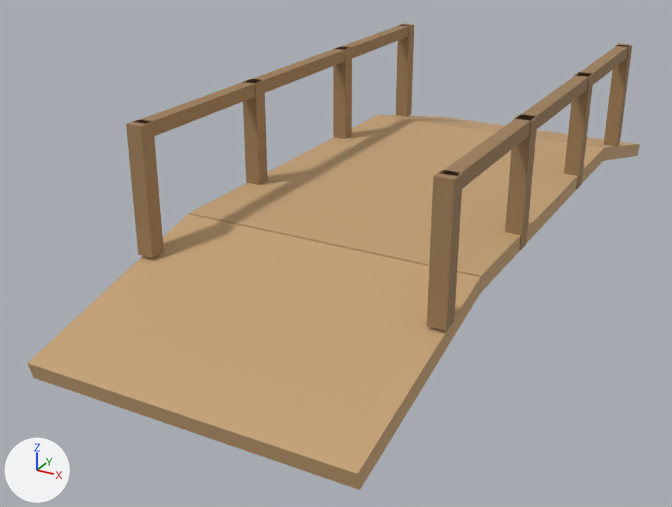
An edit to the glTF model assets/models/bridge.glb, drawn before and after from the same camera.
One viewpoint serves both versions: a 50 mm camera at (2.81, -6.43, 2.86) aimed at (-0.42, -0.57, -0.07). The axes (+X, +Y, +Z) are drawn at lower left. The lights are the same throughout. The picture after the commit comes second. Objects named as collision shapes, trigger or cutter boxes, shadow casters or lower levels of detail are left out. Where no turn or scale is listed for an object, it has been applied to the vertices.

Before the edit, the objects in view are built like this:
```python
mat_bois = principled_material('Bois')
mat_bois.base_color = (0.56, 0.36, 0.18)  # brown #c5a276
mat_bois.roughness = 0.8
mat_boissombre = principled_material('BoisSombre')
mat_boissombre.base_color = (0.34, 0.21, 0.1)  # brown #9e7e59
mat_boissombre.roughness = 0.8
me_bridgedeck = bpy.data.meshes.new('BridgeDeck')
me_bridgedeck.from_pydata(...)  # 24 vertices, 36 faces; spans x -1.1..1.1, y -3.11..3.11, z -0.06..0.46
me_bridgedeck.materials.append(mat_bois)  # brown #c5a276
me_bridgerails = bpy.data.meshes.new('BridgeRails')
me_bridgerails.from_pydata(...)  # 80 vertices, 120 faces; spans x -1.11..1.11, y -2.06..2.06, z 0.35..1.25
me_bridgerails.materials.append(mat_boissombre)  # brown #9e7e59
ob_bridgedeck = bpy.data.objects.new('BridgeDeck', me_bridgedeck)
ob_bridgedeck.location = (0.0, 0.0, 0.0)
ob_bridgerails = bpy.data.objects.new('BridgeRails', me_bridgerails)
ob_bridgerails.location = (0.0, 0.0, 0.0)
```
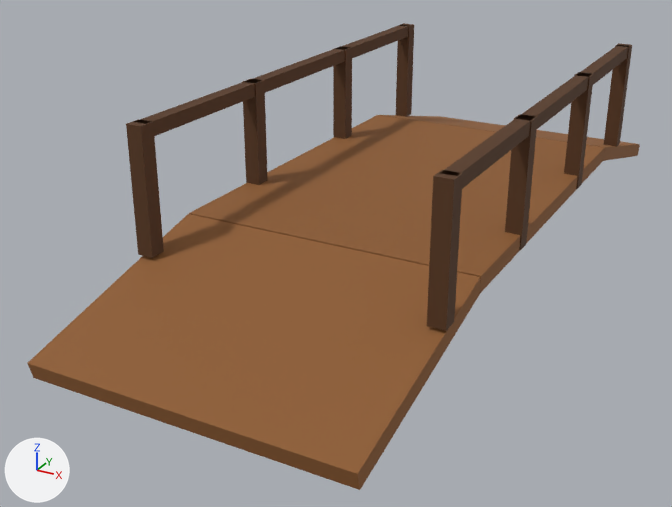
What the commit changed:
Material 'Bois' (mat_bois) changes colour from brown #c5a276 to brown #8f5c2e; in linear values from (0.56, 0.36, 0.18) to (0.274, 0.107, 0.0272).
Material 'BoisSombre' (mat_boissombre) changes colour from brown #9e7e59 to brown #573619; in linear values from (0.34, 0.21, 0.1) to (0.0946, 0.0363, 0.01).

What differs and where, as boxes [x1, y1, x2, y2] in the pictures (672 x 507 px):
'BridgeDeck', recoloured (darker)
    both: [27, 115, 640, 490]
'BridgeRails', recoloured (darker)
    both: [126, 23, 632, 331]
